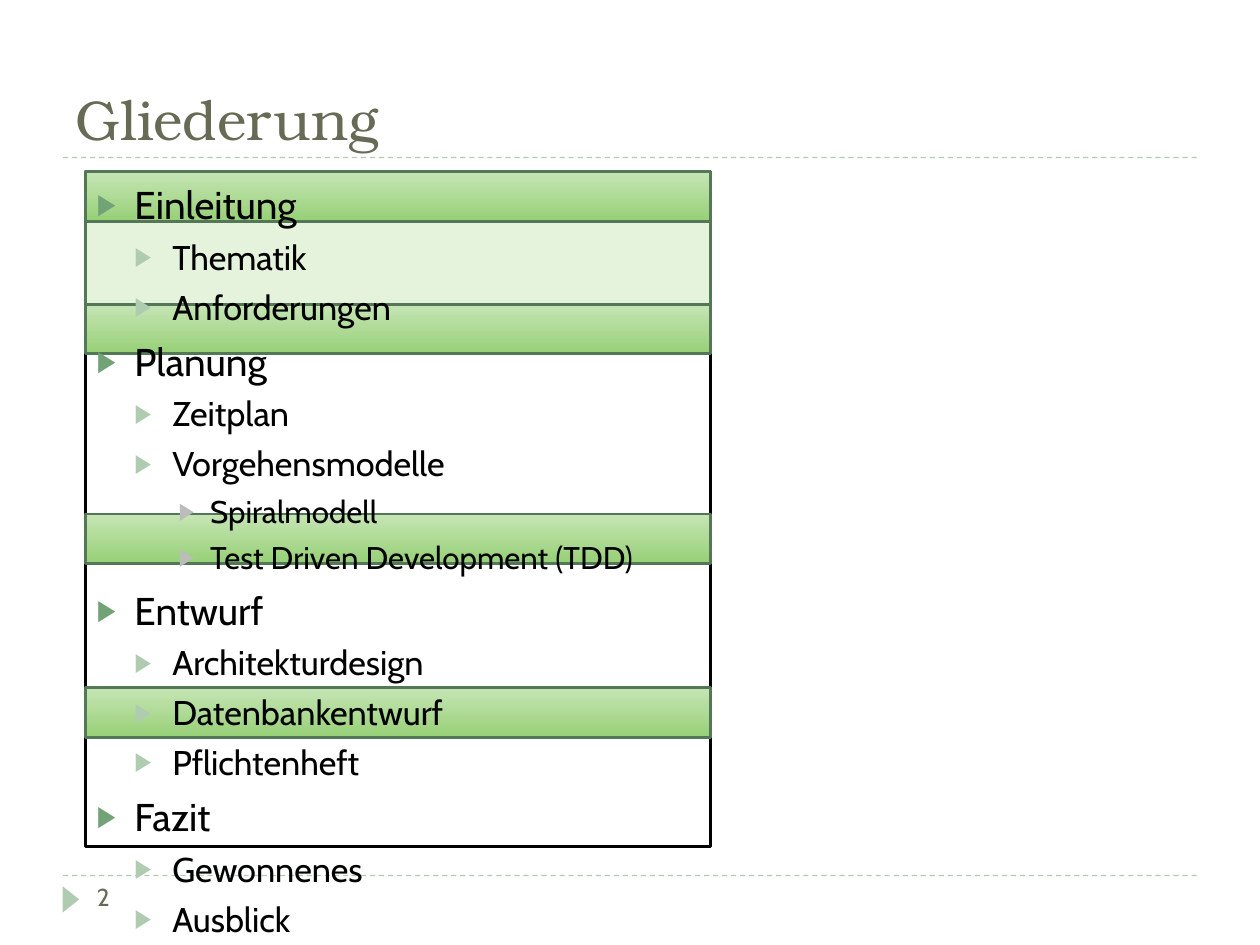
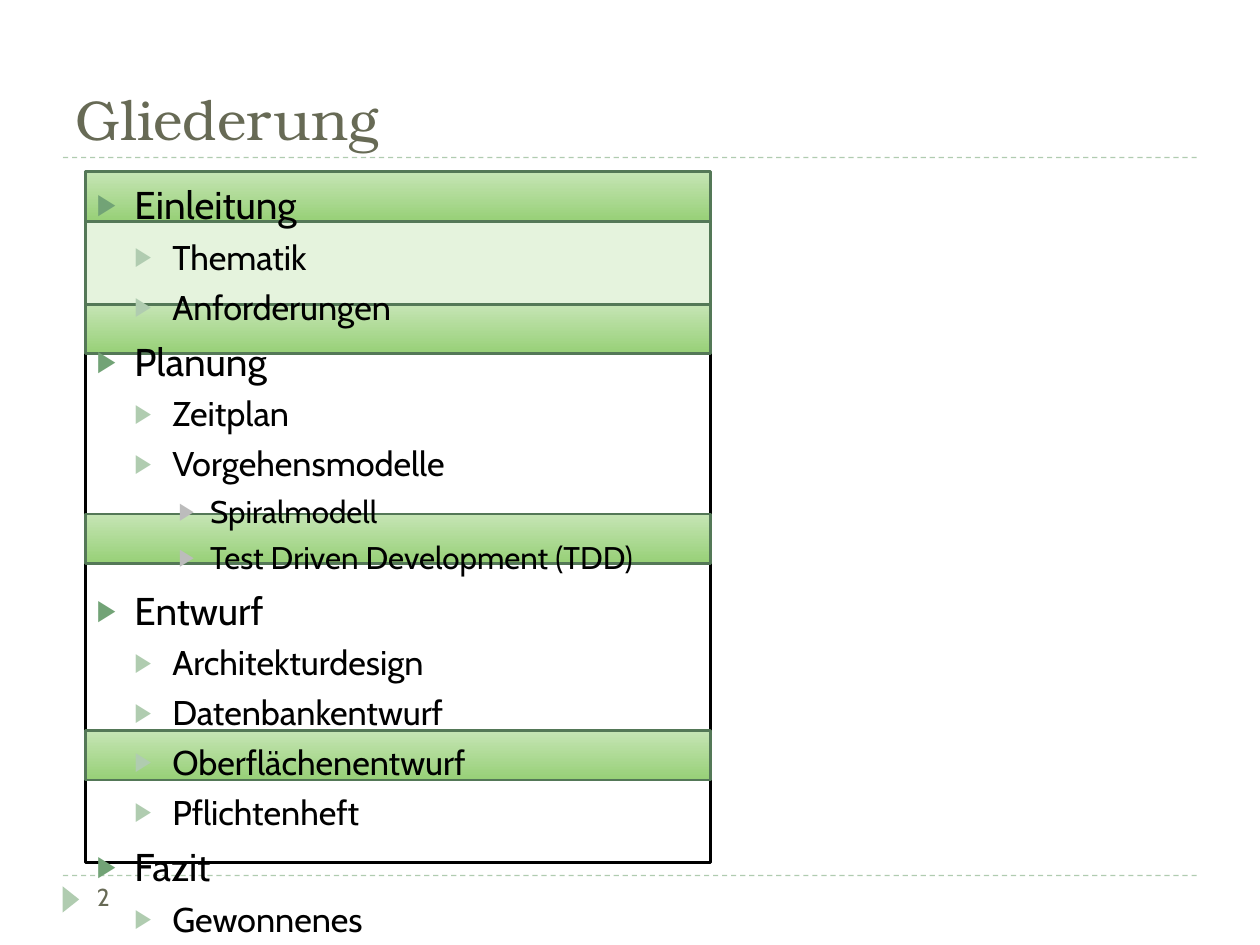
Before and after one commit to DarksideCode/Inventory-Management-System, a slide deck: slide 3 of Doku/Präsentation.pptx. Drawn at 1260x945 pixels with LibreOffice and Linux fonts; fonts in the diff are those of the drawing. Boxes give left, top, right and bottom in pixels: in the first picture for what was removed or moved away, otherwise in the second. Text is boxed around its words. In the diff, an @@ line names an element or a change of style, - is before the commit and + after.

```diff
--- a/Doku/Präsentation.pptx
+++ b/Doku/Präsentation.pptx
@@ rectangle: place and size @@
-rectangle at [86, 171, 711, 845]
+rectangle at [86, 175, 711, 863]
@@ rectangle: place and size @@
-rectangle at [86, 688, 711, 737]
+rectangle at [86, 731, 711, 780]
@@ text at [172, 749, 465, 784]: paragraph added @@
+  ▶ Oberflächenentwurf
```
Also in this commit, not shown: 8 other slides changed, 2 slides added, 2 other files.
